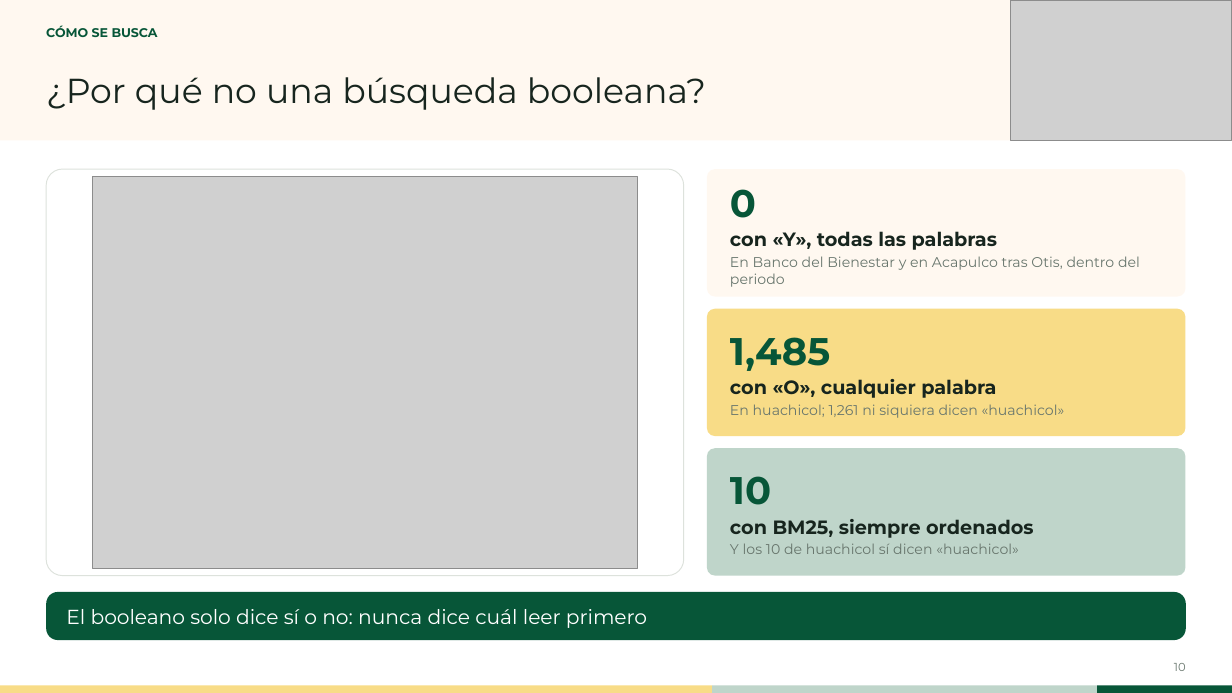
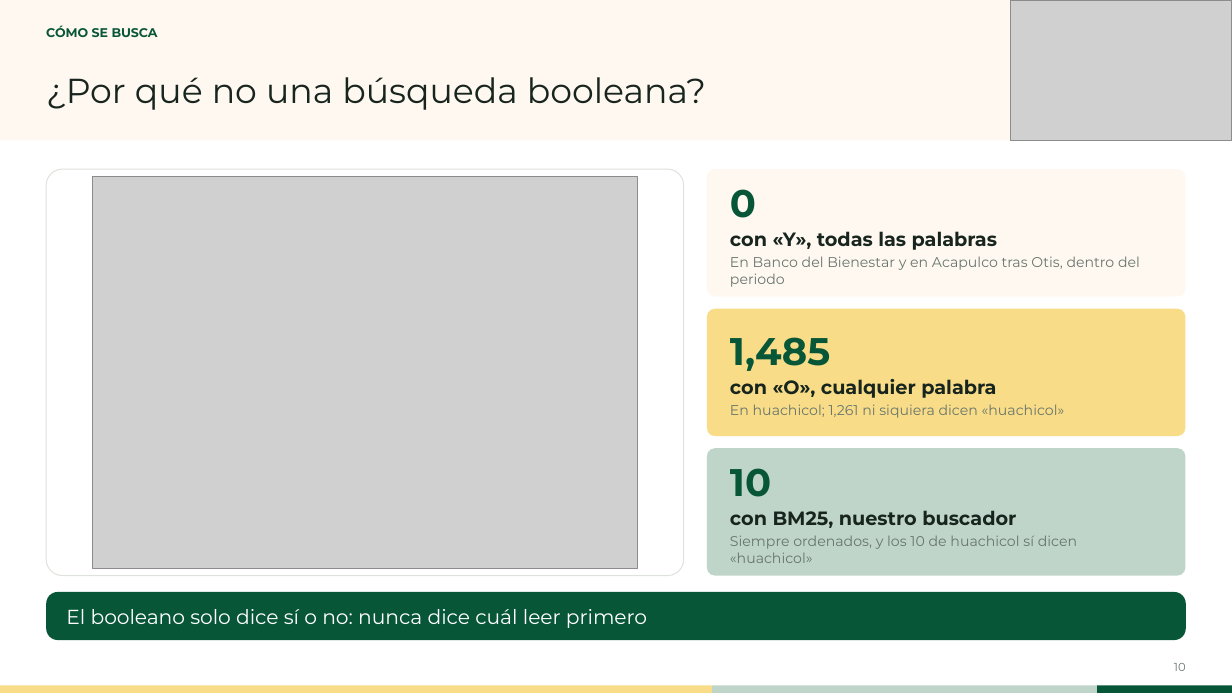
Before and after one commit to DiegoMoctezuma/Examen_Mineria_Textos, a slide deck: slide 10 of laminas/Presentacion_Mineria_de_Textos_v2.pptx. Drawn at 1232x693 pixels with LibreOffice and Linux fonts; fonts in the diff are those of the drawing; grey boxes stand for pictures. Boxes give left, top, right and bottom in pixels: in the first picture for what was removed or moved away, otherwise in the second. Text is boxed around its words. In the diff, an @@ line names an element or a change of style, - is before the commit and + after.

```diff
--- a/laminas/Presentacion_Mineria_de_Textos_v2.pptx
+++ b/laminas/Presentacion_Mineria_de_Textos_v2.pptx
@@ text at (730, 510, 1077, 563): text changed @@
-con BM25, siempre ordenados
-Y los 10 de huachicol sí dicen «huachicol»
+con BM25, nuestro buscador
+Siempre ordenados, y los 10 de huachicol sí dicen «huachicol»
```
Also in this commit, not shown: 16 other slides changed, 1 other file.
